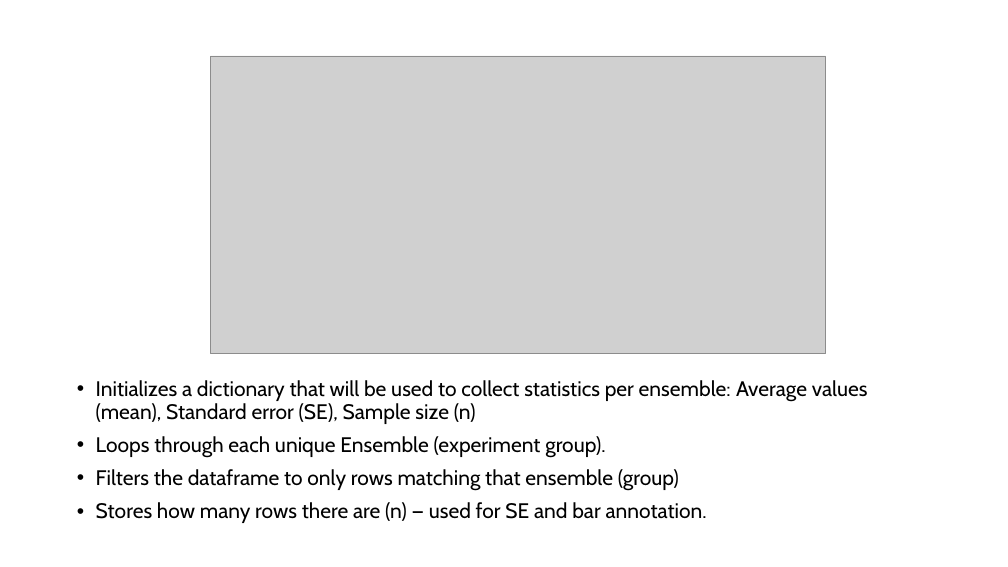
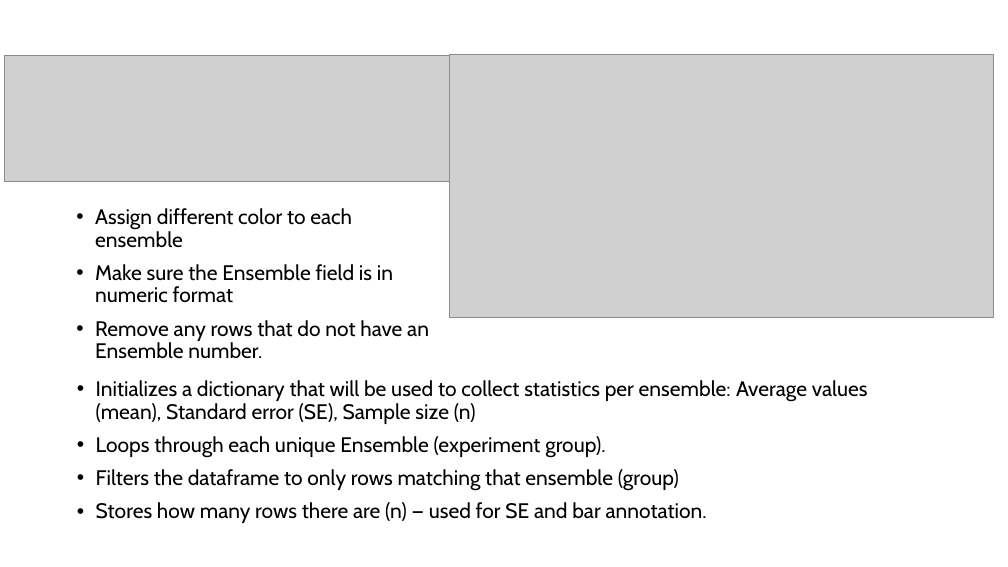
Before and after one commit to ChuehSY/FinalProject_ComSkillNeuro, a slide deck: slide 20 of Final presentation.pptx. Drawn at 1008x567 pixels with LibreOffice and Linux fonts; fonts in the diff are those of the drawing; grey boxes stand for pictures. Boxes give left, top, right and bottom in pixels: in the first picture for what was removed or moved away, otherwise in the second. Text is boxed around its words. In the diff, an @@ line names an element or a change of style, - is before the commit and + after.

```diff
--- a/Final presentation.pptx
+++ b/Final presentation.pptx
@@ picture added at (5, 56, 450, 182) @@
@@ picture: place and size @@
-picture at (211, 56, 827, 354)
+picture at (450, 54, 994, 318)
@@ text added at (95, 208, 429, 359), 20 pt, text #000000 @@
+• Assign different color to each ensemble
+• Make sure the Ensemble field is in numeric format
+• Remove any rows that do not have an Ensemble number.
```
Also in this commit, not shown: 9 other slides changed, 1 slide added, 1 other file.
